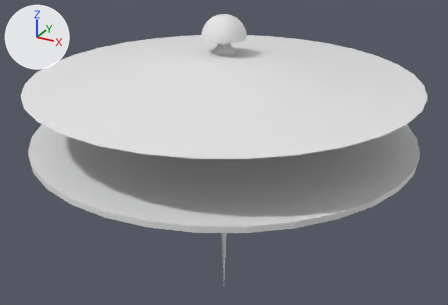
The Blender file OSVU/Assets/Models/SpaceStation/SpaceStation.blend, before and after one commit.
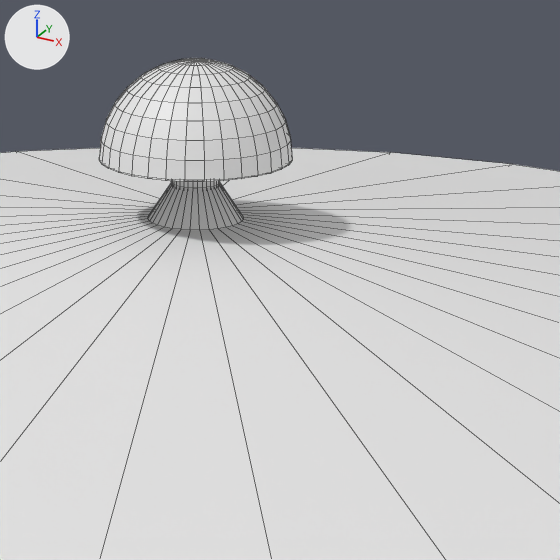
Each version is shown whole from a 50 mm camera at (103.6, -188.4, 85.4) aimed at (-1.0, 1.8, -9.7), then close up on the part from 40% to 69% of the width and 0% to 44% of the height. The lights are fixed; the arrows at upper left show +X, +Y and +Z. The close-ups show mesh edges as thin lines.

Names of what the first close-up shows: 'Dome', 'Top'.
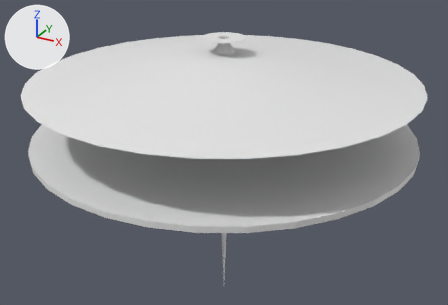
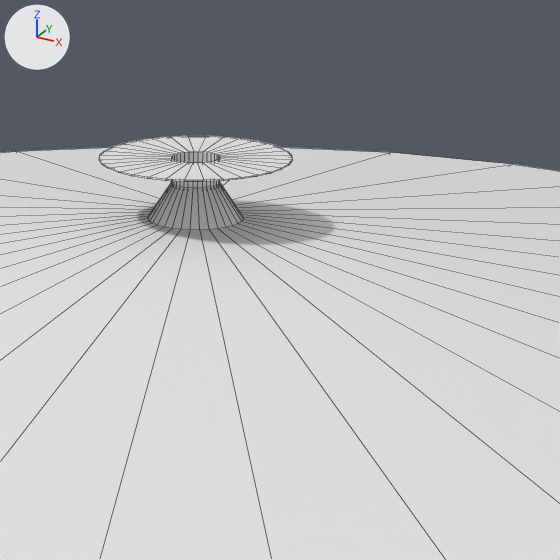
Where the change shows, as pixel boxes [x1, y1, x2, y2] in the close-ups (560 x 560 px):
'Dome', hidden
    before: [99, 58, 292, 180]

What changed in the scene script:
```text
Change ob_dome:
    add ob_dome.hide_set(True)
```
